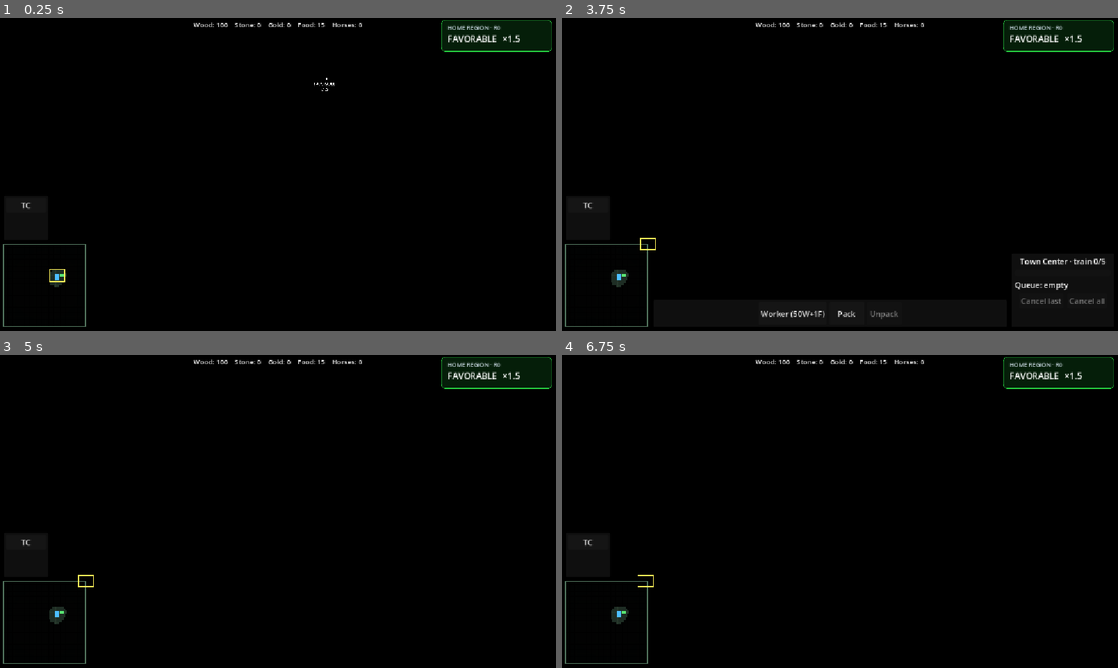
Above: before the commit, frames 1-4 (two rows, left to right).
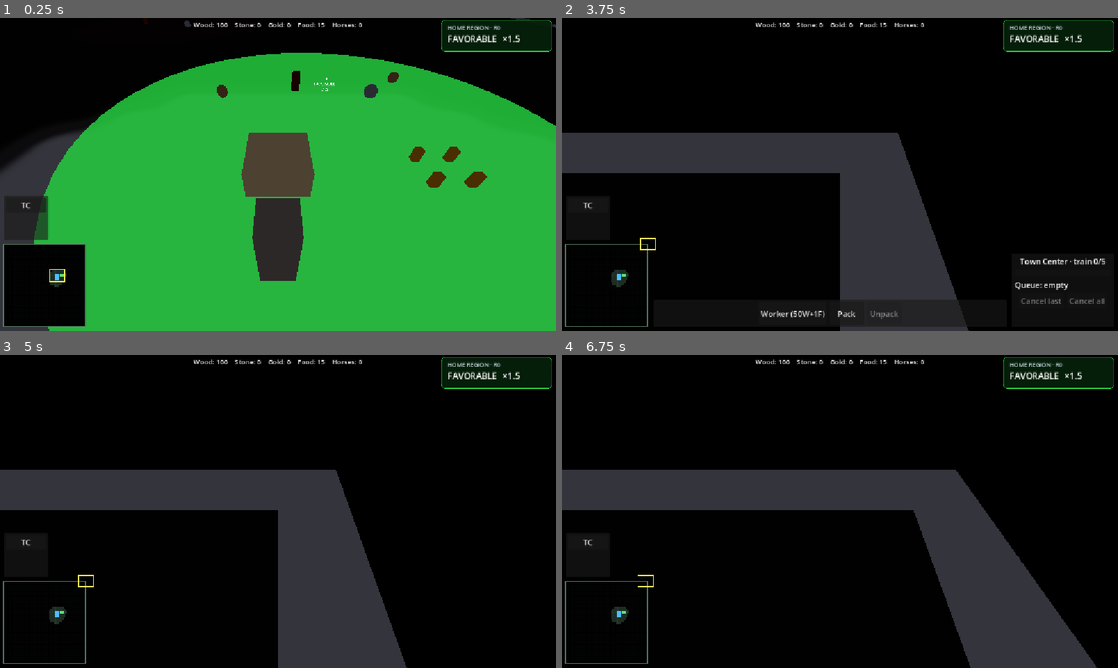
Above: after the commit, the same moments.

Repository: Ferrum-t/RTS-Game
Game: Godot game, scene res://Scenes/World/World.tscn
Same seed, same stepped clock (60 frames per second), same inputs: the game is played once before the commit and once after it.
Inputs (mouse positions are in pixels of both pictures, inside the frame that each line leads up to):
- Up to frame 1 (0.25 s): no input
- Up to frame 2 (3.75 s): click "TC" at 0.5 s; click "Worker (50W+1F)" at 1.25 s; click "Pack" at 2 s; click "Cancel last" at 2.75 s; drag from (606, 284) to (895, 105) at 3.52 s
- Up to frame 3 (5 s): drag from (166, 527) to (250, 574) at 4.27 s
- Up to frame 4 (6.75 s): move the mouse to (895, 442) at 5.02 s; hold D (move_right) 5.03-5.75 s; tap P at 5.1 s; tap Enter at 5.75 s; drag from (812, 574) to (673, 464) at 5.77 s; move the mouse to (1006, 558) at 6.52 s; hold Left (move_left) from 6.53 s (still down); tap U at 6.6 s

The runs differ from the first frame. In frame 1, 73% of the frame differs, in the area x 0-100%, y 0-100%; in frame 2, 15%; in frame 3, 17%; in frame 4, 18%.

Commit message:
M24 fix: ambient not from black BG; fog plane = map size

Diff:
--- a/Scripts/Systems/FogOverlay.gd
+++ b/Scripts/Systems/FogOverlay.gd
@@ -1,19 +1,18 @@
 extends MeshInstance3D
 
 ## M20.2 / M24 — World fog plane driven by VisibilityMap.
-## Plane slightly larger than playable bounds; shader UV maps fog_tex to ±95 only.
 
-const MAP_HALF := 95.0
-const PLANE_MARGIN := 24.0
+const MAP_MIN := -95.0
+const MAP_MAX := 95.0
 const PLANE_Y := 0.15
 
 
 func _ready() -> void:
-	_ensure_black_background()
+	_ensure_black_void_not_black_world()
 
-	var plane_half := MAP_HALF + PLANE_MARGIN
+	var size := MAP_MAX - MAP_MIN
 	var plane := PlaneMesh.new()
-	plane.size = Vector2(plane_half * 2.0, plane_half * 2.0)
+	plane.size = Vector2(size, size)
 	mesh = plane
 	position = Vector3(0.0, PLANE_Y, 0.0)
 	cast_shadow = GeometryInstance3D.SHADOW_CASTING_SETTING_OFF
@@ -24,8 +23,6 @@
 		push_error("FogOverlay: missing fog_overlay.gdshader")
 		return
 	mat.shader = sh
-	mat.set_shader_parameter("map_half", MAP_HALF)
-	mat.set_shader_parameter("plane_half", plane_half)
 	material_override = mat
 
 	var vm := get_node_or_null("/root/VisibilityMap")
@@ -37,7 +34,9 @@
 		call_deferred("_try_bind_vm")
 
 
-func _ensure_black_background() -> void:
+func _ensure_black_void_not_black_world() -> void:
+	## Black clear color for off-map void, but ambient must NOT sample that black
+	## (AMBIENT_SOURCE_BG + black BG was making the entire lit scene pitch black).
 	var w3d := get_viewport().world_3d
 	if w3d == null:
 		return
@@ -47,6 +46,9 @@
 		w3d.environment = env
 	env.background_mode = Environment.BG_COLOR
 	env.background_color = Color(0.0, 0.0, 0.0, 1.0)
+	env.ambient_light_source = Environment.AMBIENT_SOURCE_COLOR
+	env.ambient_light_color = Color(0.42, 0.42, 0.48)
+	env.ambient_light_energy = 0.9
 
 
 func _try_bind_vm() -> void:
--- a/Shaders/fog_overlay.gdshader
+++ b/Shaders/fog_overlay.gdshader
@@ -1,30 +1,14 @@
 shader_type spatial;
 render_mode unshaded, cull_disabled, depth_draw_never, shadows_disabled;
 
-// M24 polish — denser WC-like FoW; UV remapped so oversized plane stays aligned.
+// M24 — denser WC-like FoW. Plane size = map bounds; simple UV.
 uniform sampler2D fog_tex : filter_linear, repeat_disable;
 uniform float unexplored_alpha : hint_range(0.0, 1.0) = 0.98;
 uniform float explored_alpha : hint_range(0.0, 1.0) = 0.78;
 uniform vec3 fog_color = vec3(0.0, 0.0, 0.0);
-// Playable map half-extent (VisibilityMap ±95).
-uniform float map_half : hint_range(1.0, 200.0) = 95.0;
-// Fog plane half-extent (map_half + margin).
-uniform float plane_half : hint_range(1.0, 250.0) = 119.0;
 
 void fragment() {
-	// PlaneMesh UV 0..1 → world XZ on oversized plane → fog UV on ±map_half.
-	float world_x = mix(-plane_half, plane_half, UV.x);
-	float world_z = mix(-plane_half, plane_half, UV.y);
-	float u = (world_x + map_half) / (map_half * 2.0);
-	float v = (world_z + map_half) / (map_half * 2.0);
-
-	if (u < 0.0 || u > 1.0 || v < 0.0 || v > 1.0) {
-		ALBEDO = fog_color;
-		ALPHA = unexplored_alpha;
-		return;
-	}
-
-	float fog_v = texture(fog_tex, vec2(u, v)).r;
+	float fog_v = texture(fog_tex, UV).r;
 	float a = mix(unexplored_alpha, explored_alpha, smoothstep(0.02, 0.38, fog_v));
 	a = mix(a, 0.0, smoothstep(0.58, 0.96, fog_v));
 	ALBEDO = fog_color;
